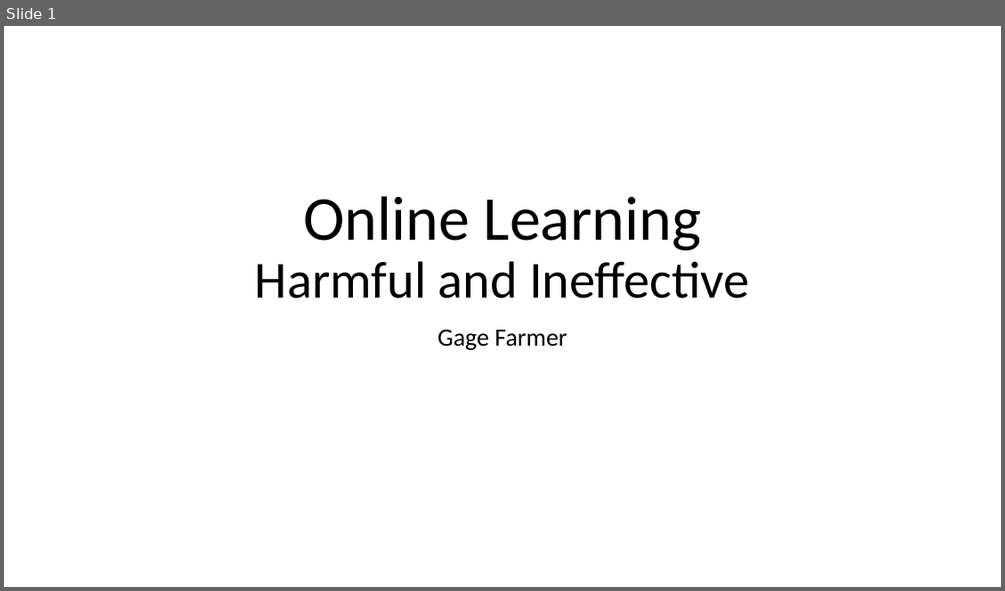
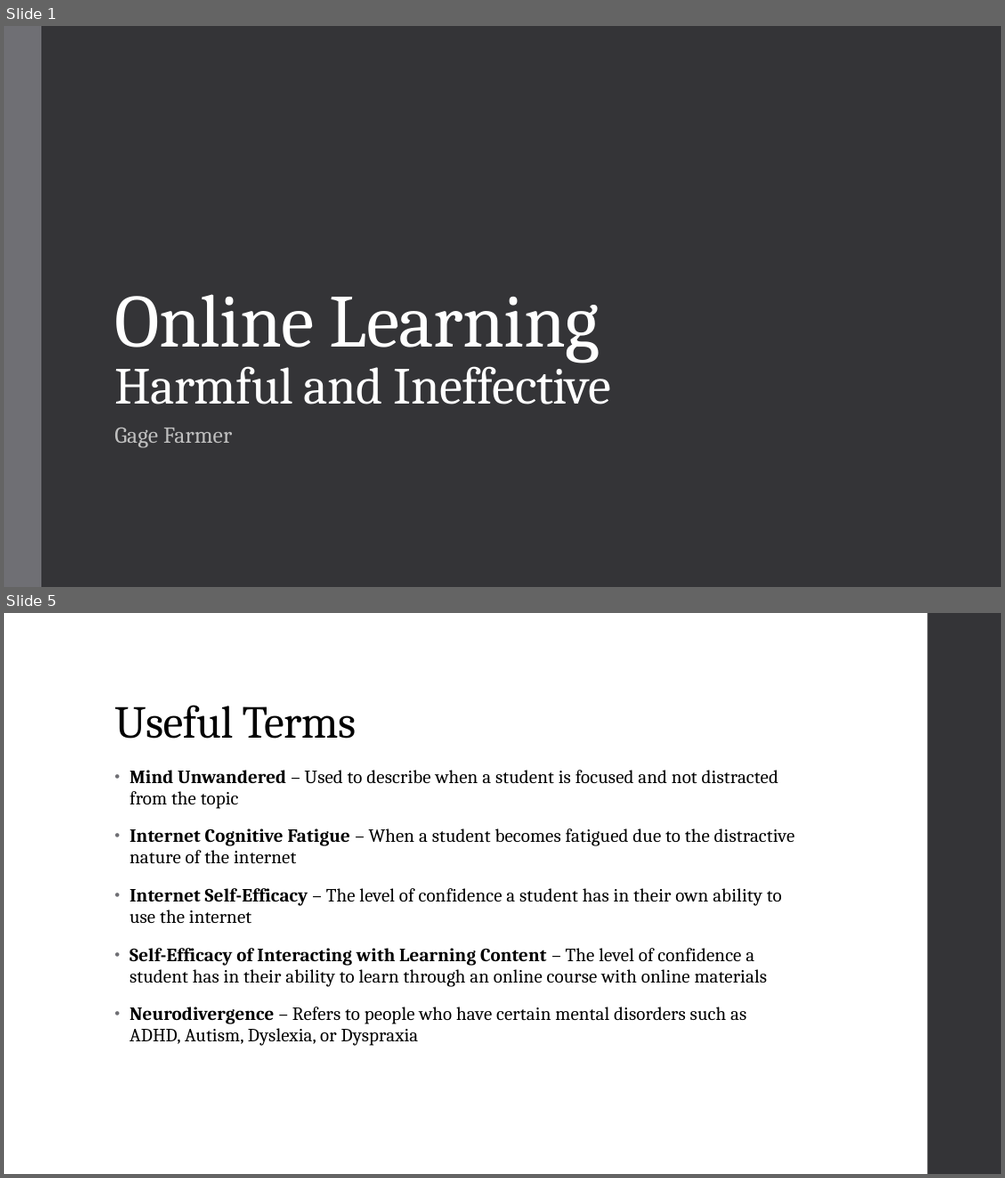
Before and after one commit to trickyok/College-Work, a slide deck: Spring 2022/Comp II/Writing Project 3/Online Learning.pptx. Shown one above the other, each under a label of ours: slide 1 before the commit, slides 1 and 5 after it; the slides between them are not shown. The pictures are 1005x591 and 1005x1178 pixels, drawn with LibreOffice and Linux fonts; fonts in the diff are those of the drawing. Boxes give left, top, right and bottom in pixels: in the first picture for what was removed or moved away, otherwise in the second. Text is boxed around its words. In the diff, an @@ line names an element or a change of style, - is before the commit and + after.

```diff
--- a/Spring 2022/Comp II/Writing Project 3/Online Learning.pptx
+++ b/Spring 2022/Comp II/Writing Project 3/Online Learning.pptx
@@ slide 5 added at (4, 613, 1001, 1174), background #FFFFFF @@
@@ rectangle added at (928, 613, 1001, 1174), fill #353537 @@
@@ title added at (114, 705, 356, 738), 44 pt, text #000000 @@
+Useful Terms
@@ text added at (129, 770, 795, 1046), 18 pt, text #000000 @@
+• Mind Unwandered – Used to describe when a student is focused and not distracted from the topic
+• Internet Cognitive Fatigue – When a student becomes fatigued due to the distractive nature of the internet
+• Internet Self-Efficacy – The level of confidence a student has in their own ability to use the internet
+• Self-Efficacy of Interacting with Learning Content – The level of confidence a student has in their ability to learn through an online course with online materials
+• Neurodivergence – Refers to people who have certain mental disorders such as ADHD, Autism, Dyslexia, or Dyspraxia
@@ slide 1 changed as well @@
@@ background #FFFFFF to #353537 @@
@@ rectangle added at (4, 26, 41, 587), fill #6F6F74 @@
@@ title "Online Learning Harmful and Ineffective": place and size @@
-title "Online Learning Harmful and Ineffective" at (255, 196, 749, 298)
+title "Online Learning Harmful and Ineffective" at (114, 294, 612, 404)
@@ title "Online Learning Harmful and Ineffective" at (114, 294, 612, 404): size 60 to 72 pt in "Online Learning"; font Calibri to Cambria, text colour #000000 to #FFFFFF, letter spacing 0 to -0.5 pt; alignment centre to left; line spacing 0.9 to 0.85 @@
@@ subtitle "Gage Farmer": place and size @@
-subtitle "Gage Farmer" at (437, 329, 566, 350)
+subtitle "Gage Farmer" at (114, 426, 232, 448)
@@ subtitle "Gage Farmer" at (114, 426, 232, 448): size 24 to 22 pt, font Calibri to Cambria, text colour #000000 to #BFBFBF, letter spacing 0 to 0.1 pt; alignment centre to left; line spacing 0.9 to 0.95; more space between paragraphs @@
```
Also in this commit, not shown: 4 other slides changed, 7 other slides added, 7 slides removed.
